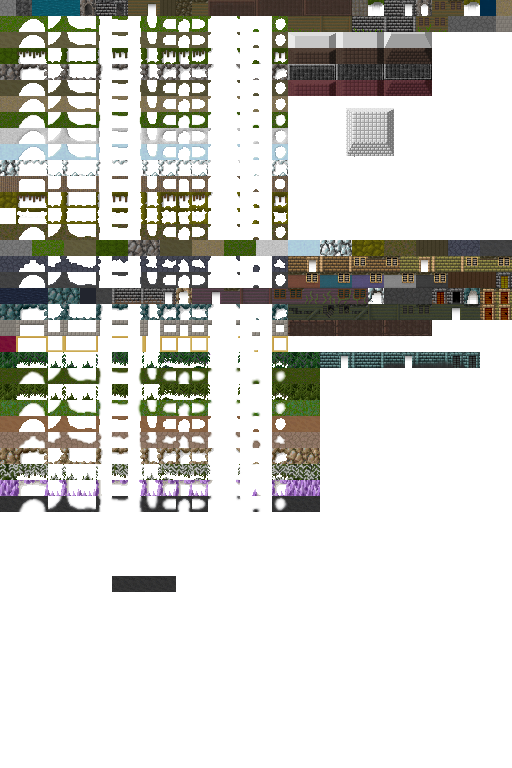
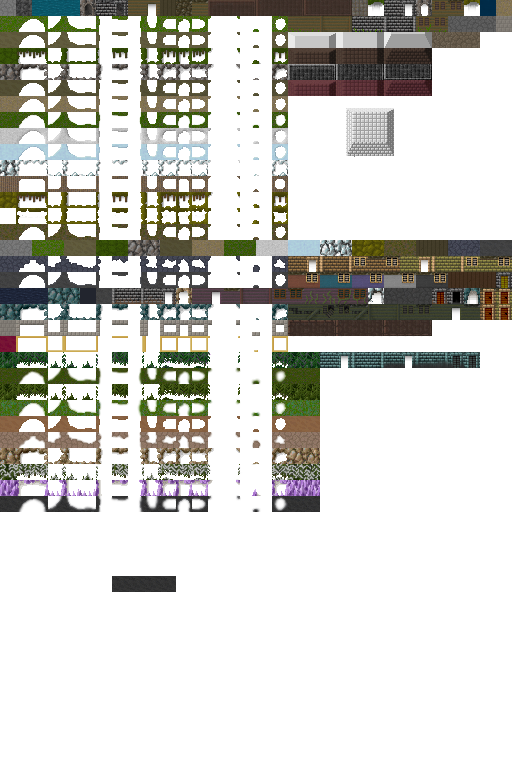
Two versions of the same layered image (w=512, h=768). Layer-by-layer changes:
added layer "Pasted Layer" above "foreground" over [432, 32, 480, 48]
